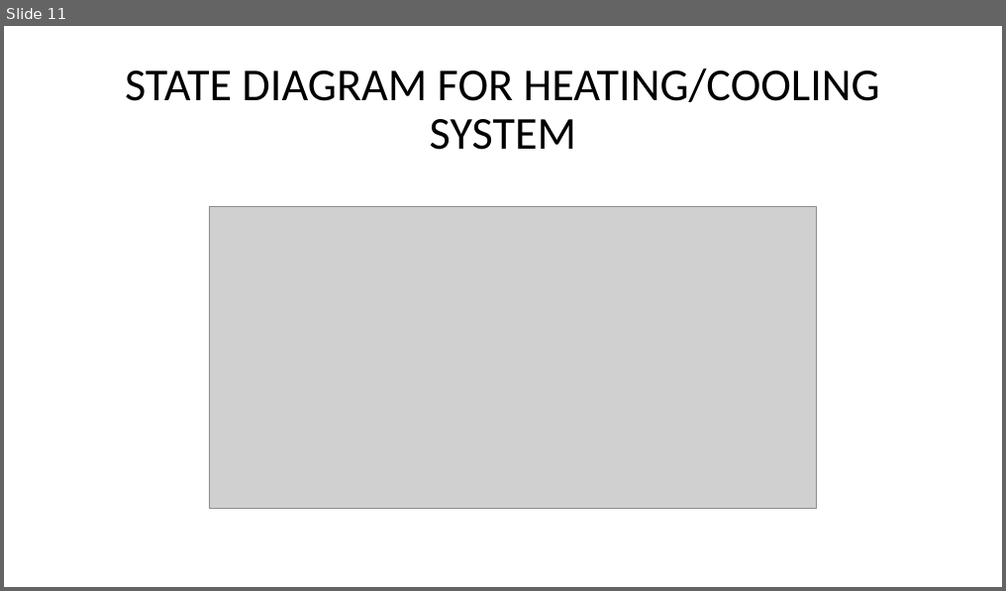
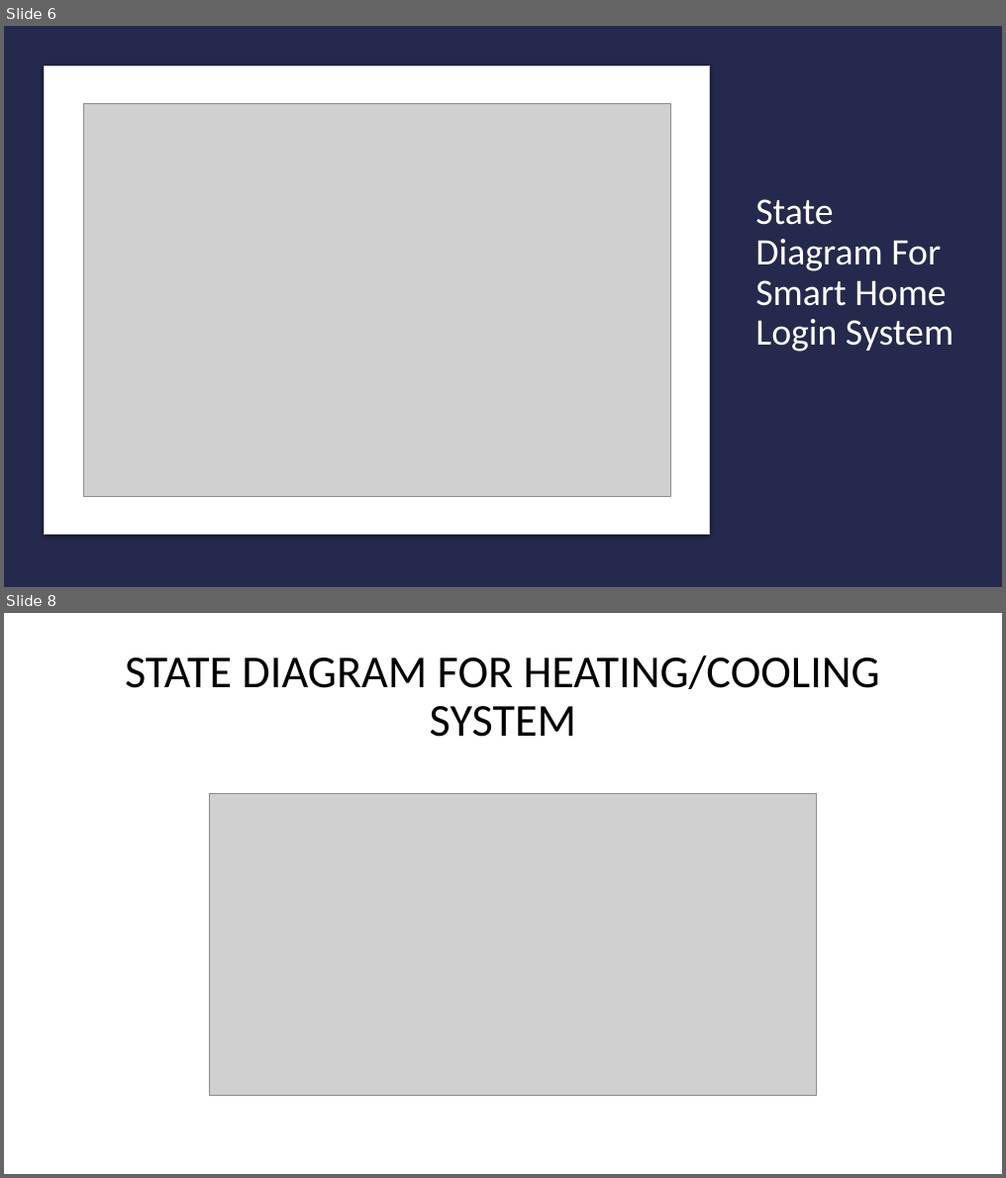
Before and after one commit to Microcontroller-Team-1/winter20-21, a slide deck: Project_Week_7&8/Precise Analysis.pptx. Shown one above the other, each under a label of ours: slide 11 before the commit, slides 6 and 8 after it; the slides between them are not shown. The pictures are 1006x591 and 1006x1178 pixels, drawn with LibreOffice and Linux fonts; fonts in the diff are those of the drawing; grey boxes stand for pictures. Boxes give left, top, right and bottom in pixels: in the first picture for what was removed or moved away, otherwise in the second. Text is boxed around its words. In the diff, an @@ line names an element or a change of style, - is before the commit and + after.

```diff
--- a/Project_Week_7&8/Precise Analysis.pptx
+++ b/Project_Week_7&8/Precise Analysis.pptx
@@ slide 6 added at [4,26,1002,587], background #E7E6E6 @@
@@ rectangle added at [4,26,1002,587], fill #25294D @@
@@ rounded rectangle added at [45,66,710,534], fill #FFFFFF, outline #C8CACA 0.75 pt @@
@@ picture added at [84,103,670,497] @@
@@ title added at [755,199,953,352], 36 pt, text #FFFFFF @@
+State Diagram For Smart Home Login System
@@ what was slide 11 is now slide 8 @@
```
Also in this commit, not shown: 3 slides changed.
